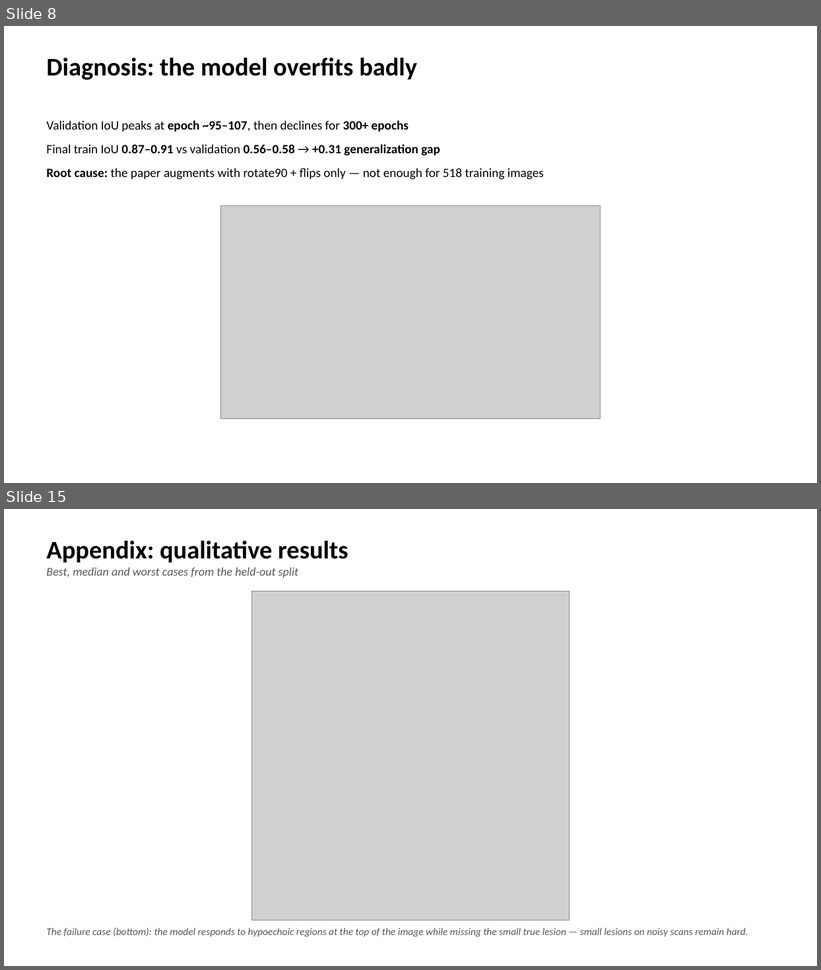
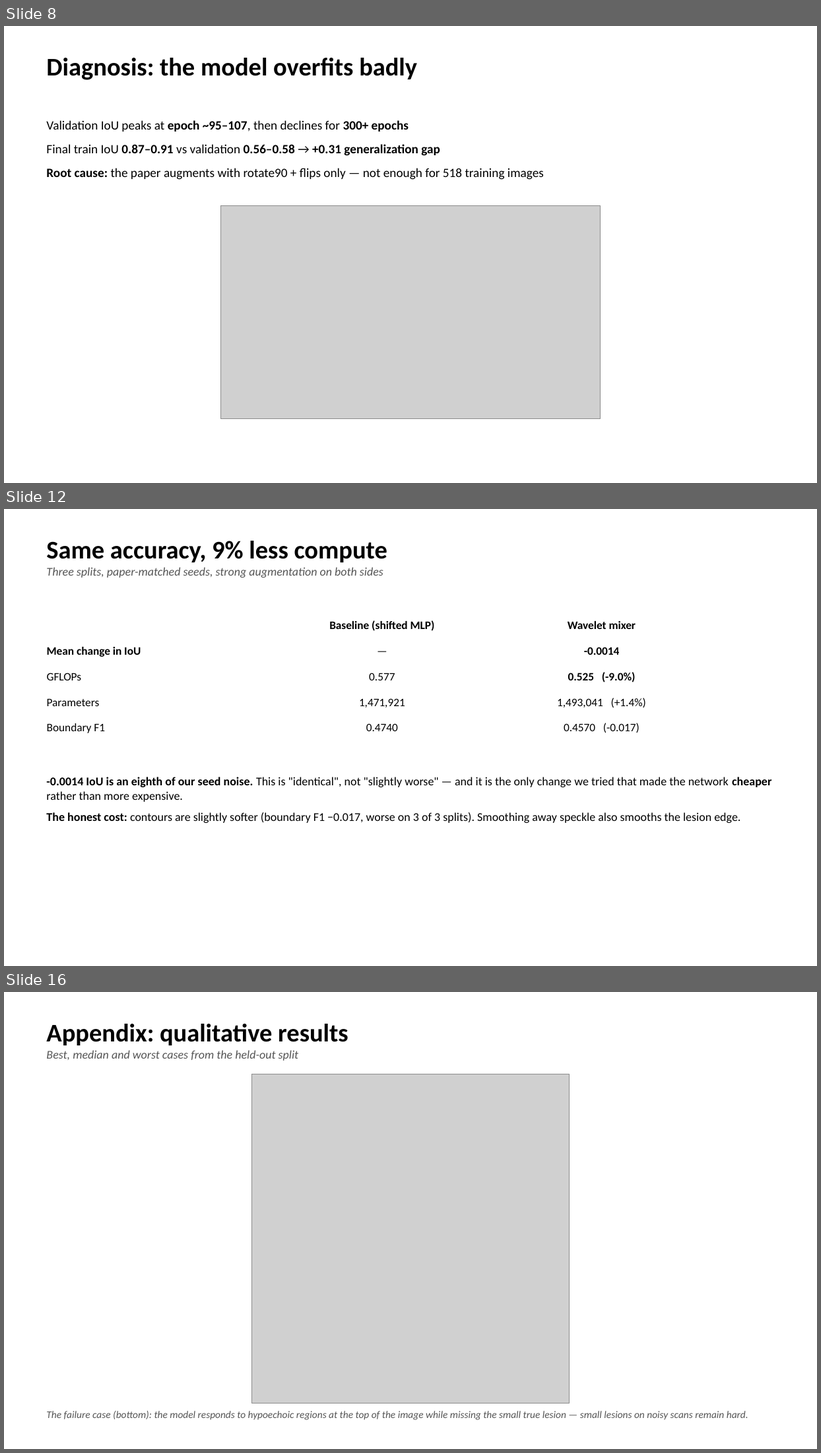
Before and after one commit to DavidShenzi/unext-project, a slide deck: UNeXt_presentation.pptx. Shown one above the other, each under a label of ours: slides 8 and 15 before the commit, slides 8, 12 and 16 after it; the slides between them are not shown. The pictures are 821x970 and 821x1453 pixels, drawn with LibreOffice and Linux fonts; fonts in the diff are those of the drawing; grey boxes stand for pictures. Boxes give left, top, right and bottom in pixels: in the first picture for what was removed or moved away, otherwise in the second. Text is boxed around its words. In the diff, an @@ line names an element or a change of style, - is before the commit and + after.

```diff
--- a/UNeXt_presentation.pptx
+++ b/UNeXt_presentation.pptx
@@ slide 12 added at box(4, 509, 817, 966), background #FFFFFF @@
@@ text added at box(46, 541, 387, 578), 14 pt, text #555555, italic @@
+Same accuracy, 9% less compute
+Three splits, paper-matched seeds, strong augmentation on both sides
@@ table added at box(40, 616, 712, 744), 5 rows, 3 columns @@
+ | Baseline (shifted MLP) | Wavelet mixer
+Mean change in IoU | — | -0.0014
+GFLOPs | 0.577 | 0.525 (-9.0%)
+Parameters | 1,471,921 | 1,493,041 (+1.4%)
+Boundary F1 | 0.4740 | 0.4570 (-0.017)
@@ text added at box(46, 777, 772, 823), 14 pt, text #000000 @@
+-0.0014 IoU is an eighth of our seed noise. This is "identical", not "slightly worse" — and it is the only change we tried that made the network cheaper rather than more expensive.
+The honest cost: contours are slightly softer (boundary F1 −0.017, worse on 3 of 3 splits). Smoothing away speckle also smooths the lesion edge.
@@ what was slide 15 is now slide 16 @@
```
Also in this commit, not shown: 6 slides changed, 1 other slide added, 1 slide removed, 3 other files.
